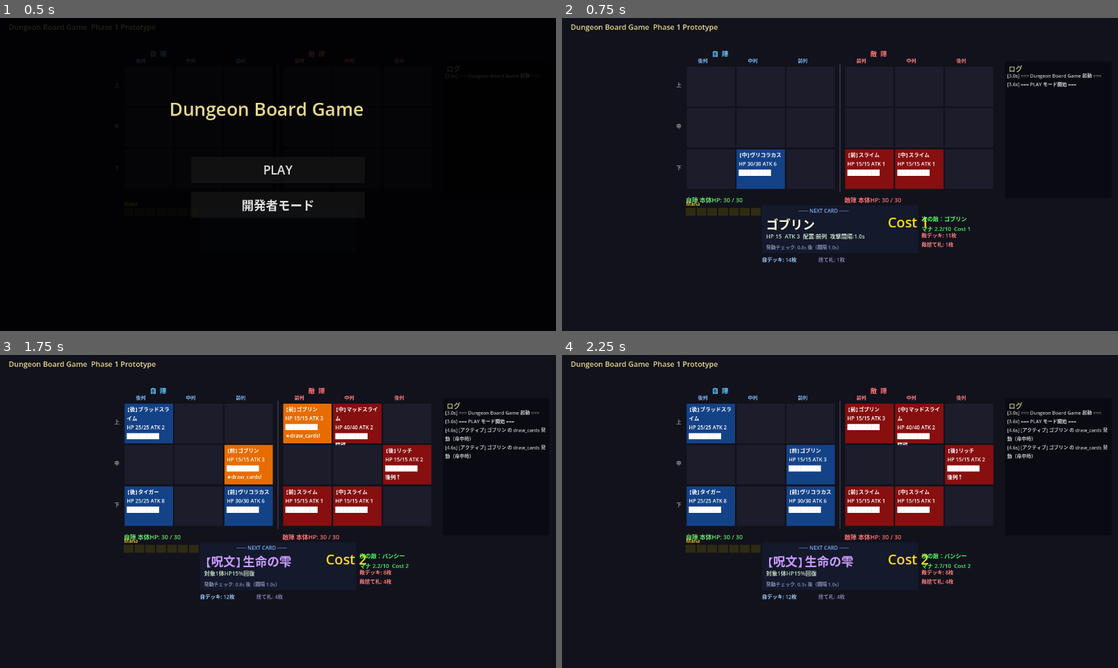
Above: before the commit, frames 1-4 (two rows, left to right).
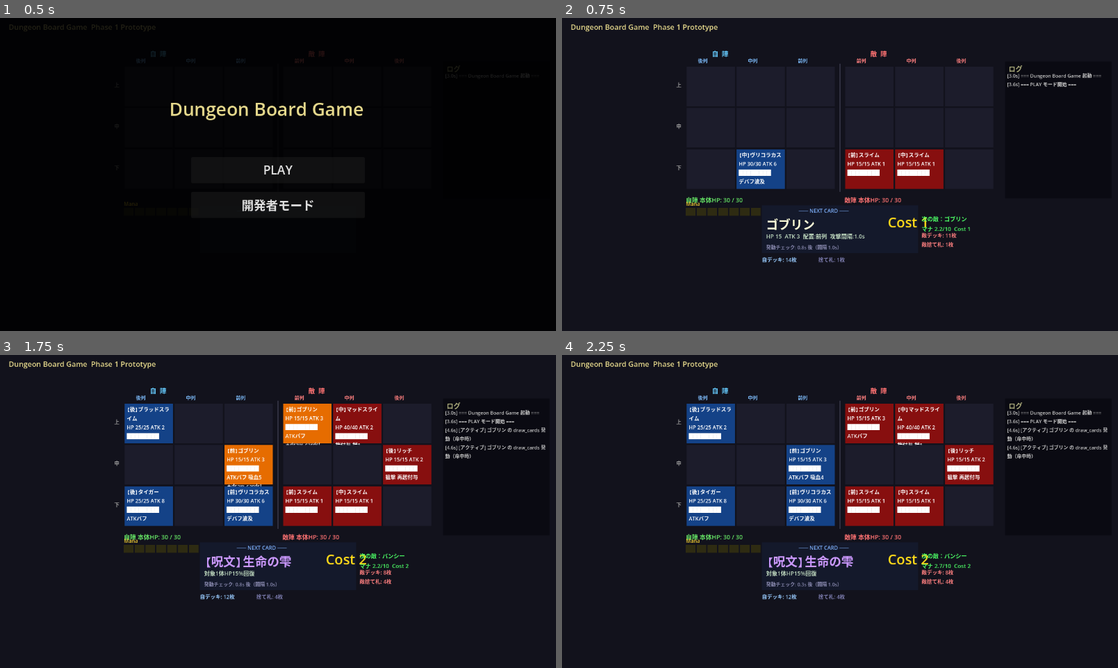
Above: after the commit, the same moments.

Repository: kazumak334-create/dungeon-board-game
Game: Godot game, scene res://scenes/Main.tscn
The game is run twice, just before and just after one commit, with the same random seed, the same clock (stepped at 60 frames per second) and the same inputs.
Inputs (mouse positions are in pixels of both pictures, inside the frame that each line leads up to):
- Up to frame 1 (0.5 s): no input
- Up to frame 2 (0.75 s): click "PLAY" at 0.5 s
- Up to frame 3 (1.75 s): tap Enter at 1.25 s; move the mouse to (400, 495) at 1.27 s; click (400, 495) at 1.42 s
- Up to frame 4 (2.25 s): drag from (728, 527) to (812, 574) at 2.02 s

Frame 1 is identical in both runs. In frame 2, less than 0.1% of the frame differs, in the area x 31-37%, y 51-54%; in frame 3, 0.4%, in the area x 22-76%, y 24-54%; in frame 4, 0.3%.

Commit message:
fix: セル表示をskills display名から動的生成 + R8ハードコード禁止ルール追加
- バフ/スキル表示をハードコード文字列→EffectDB.display名から取得に変更
- 狙撃は後列のみ、支援攻撃は後列+中列のみ表示（位置条件付き）
- R8: UI表示文字列はマスタ/DBから取得する（ハードコード禁止）を追加
- 旧R8→R9にリナンバー

Co-Authored-By: Claude Opus 4.6 (1M context) <noreply@anthropic.com>

Diff:
--- a/scripts/Main.gd
+++ b/scripts/Main.gd
@@ -613,21 +613,38 @@
 		# HPバー（8ブロック）
 		var bar_filled: int = int(hp_ratio * 8)
 		var hp_bar: String = "█".repeat(bar_filled) + "░".repeat(8 - bar_filled)
-		# アクティブバフ略称
+		# バフ/デバフ/スキル表示（skillsのdisplay名＋ランタイム状態から動的生成）
 		var buffs: Array = []
+		# スキル表示（skills配列のalwaysトリガーからdisplay名を取得、位置条件付き）
+		var _EDB = load("res://scripts/EffectDB.gd")
+		var back_col: int = 0 if side == 0 else 2
+		for skill in unit.skills:
+			if skill.get("trigger", "") != "always":
+				continue
+			var eid: String = skill.get("effect_id", "")
+			var display: String = eid
+			if _EDB != null and _EDB.EFFECTS.has(eid):
+				display = _EDB.EFFECTS[eid].get("display", eid)
+			# 狙撃は後列のみ、支援攻撃は後列+中列のみ表示
+			if eid == "snipe" and c != back_col:
+				continue
+			if eid == "support_fire" and c != back_col and c != 1:
+				continue
+			buffs.append(display)
+		# バフ（スタック値）
 		if unit._atk_bonus > 0:        buffs.append("ATK+%d" % unit._atk_bonus)
 		if unit._interval_bonus > 0.0:  buffs.append("SPD+")
-		if unit._regen > 0.0:           buffs.append("HP回")
-		if unit._damage_reduction > 0:  buffs.append("障壁")
-		if unit._can_attack_from_back:  buffs.append("後列↑")
+		if unit._damage_reduction > 0:  buffs.append("鎧%d" % unit._damage_reduction)
+		if unit.lifesteal_stacks > 0:   buffs.append("吸血%d" % unit.lifesteal_stacks)
+		if unit._regen_stacks > 0:      buffs.append("再生%d" % unit._regen_stacks)
+		if unit._temp_atk_bonus > 0:    buffs.append("ATK↑%d" % unit._temp_atk_bonus)
+		if unit._temp_spd_bonus > 0.0:  buffs.append("SPD↑")
+		# デバフ
 		if unit.burn_turns > 0:         buffs.append("火傷%d" % unit.burn_turns)
 		if unit.frozen_turns > 0:       buffs.append("凍結%d" % unit.frozen_turns)
 		if unit.paralysis_turns > 0:    buffs.append("麻痺%d" % unit.paralysis_turns)
 		if unit.poison_stacks > 0:      buffs.append("毒%d" % unit.poison_stacks)
 		if unit._invincible_timer > 0.0: buffs.append("無敵")
-		if unit._temp_atk_bonus > 0:    buffs.append("ATK↑%d" % unit._temp_atk_bonus)
-		if unit._temp_spd_bonus > 0.0:  buffs.append("SPD↑")
-		if unit._regen_stacks > 0:      buffs.append("再生%d" % unit._regen_stacks)
 		var buff_line: String = (" ".join(buffs)) if not buffs.is_empty() else ""
 		# スキルフラッシュ
 		var flash_line: String = ""
Not shown, changed: CLAUDE.md
